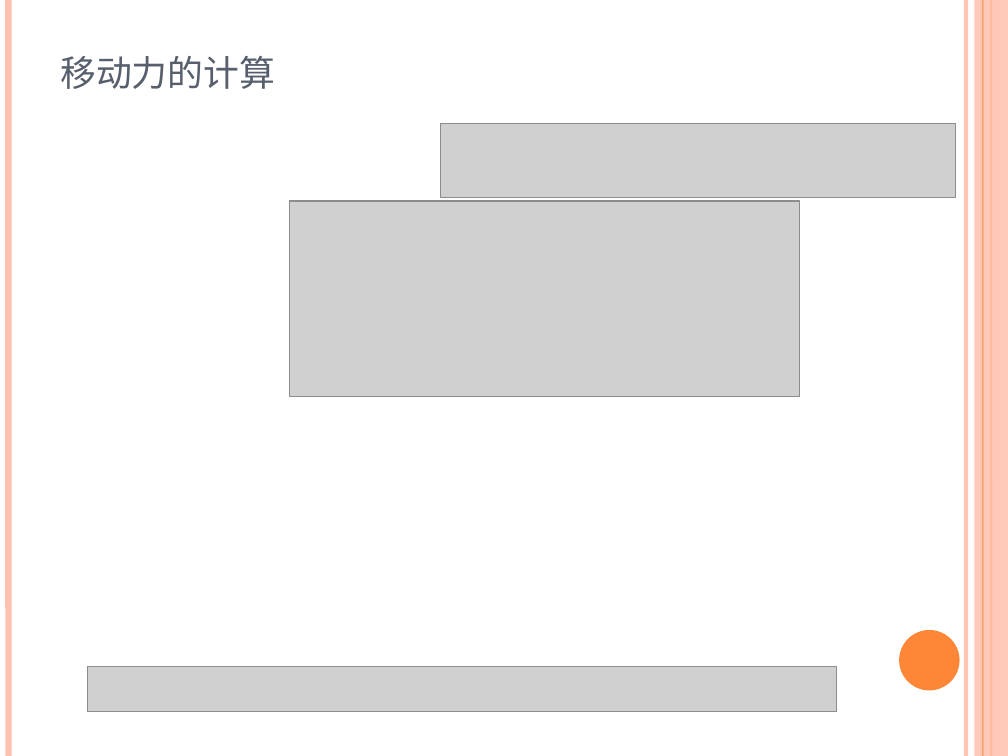
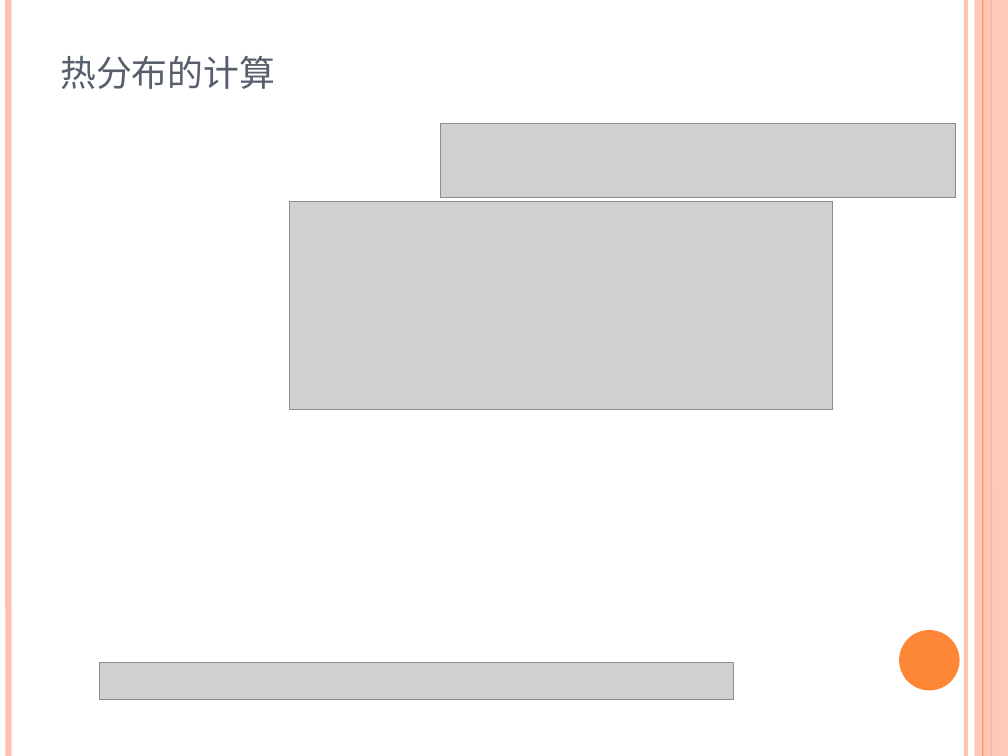
Before and after one commit to marcusgao94/TPL, a slide deck: slide 12 of doc/TPL.pptx (slide 11 before the commit). Drawn at 1008x756 pixels with LibreOffice and Linux fonts; fonts in the diff are those of the drawing; grey boxes stand for pictures. Boxes give left, top, right and bottom in pixels: in the first picture for what was removed or moved away, otherwise in the second. Text is boxed around its words. In the diff, an @@ line names an element or a change of style, - is before the commit and + after.

```diff
--- a/doc/TPL.pptx
+++ b/doc/TPL.pptx
@@ title at (60, 56, 275, 89): text changed @@
-移动力的计算
+热分布的计算
@@ picture: place and size @@
-picture at (289, 201, 799, 396)
+picture at (289, 201, 833, 409)
@@ picture: place and size @@
-picture at (88, 667, 837, 712)
+picture at (99, 662, 733, 700)
```
Also in this commit, not shown: 9 other slides changed, 4 slides added, 1 slide removed, 5 other files.
